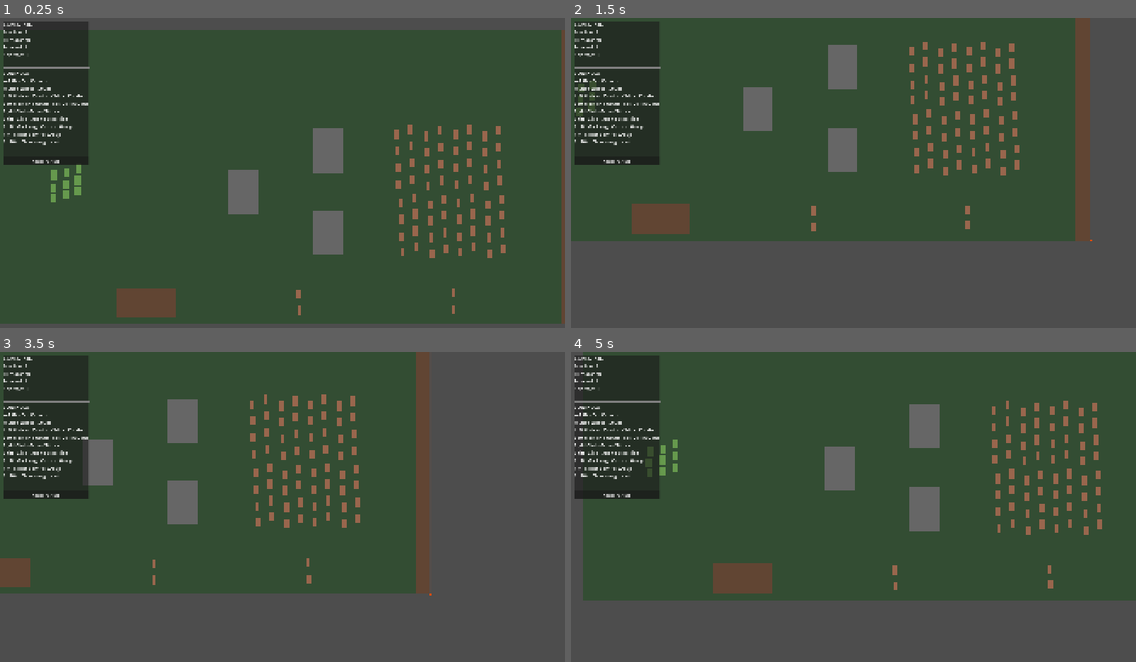
Above: before the commit, frames 1-4 (two rows, left to right).
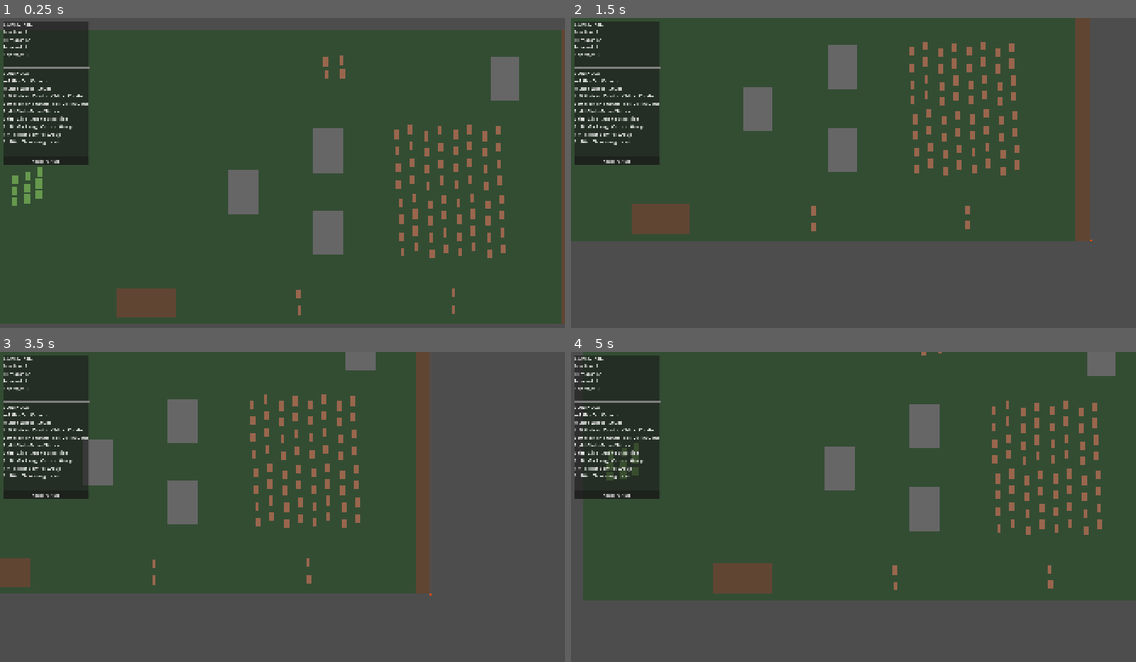
Above: after the commit, the same moments.

Repository: bengoodvach-draffin/dead-corps
Game: Godot game, scene res://scenes/puzzle_test_2.tscn
Same seed, same stepped clock (60 frames per second), same inputs: the game is played once before the commit and once after it.
Inputs (mouse positions are in pixels of both pictures, inside the frame that each line leads up to):
- Up to frame 1 (0.25 s): no input
- Up to frame 2 (1.5 s): tap Enter at 0.5 s; move the mouse to (977, 160) at 0.52 s; hold Right 0.53-1.28 s; hold S (camera_down) 0.53-1.28 s; move the mouse to (740, 191) at 1.27 s; hold Down from 1.28 s (still down); tap A (camera_left) at 1.35 s
- Up to frame 3 (3.5 s): move the mouse to (339, 441) at 2.02 s; release Down at 2.03 s; hold Right 2.03-2.78 s; hold D (camera_right) 2.03-2.78 s; move the mouse to (254, 575) at 2.77 s; hold Up from 2.78 s (still down); tap W (camera_up) at 2.85 s
- Up to frame 4 (5 s): move the mouse to (1023, 559) at 3.52 s; release Up at 3.53 s; hold Right mouse button (command) 3.53-4.28 s; hold Left from 3.53 s (still down); move the mouse to (684, 463) at 4.27 s; click (684, 463) at 4.35 s

The runs differ from the first frame. In frame 1, 1.4% of the frame differs, in the area x 2-92%, y 6-61%; in frame 2, 0.1%; in frame 3, 0.3%; in frame 4, 0.9%.

Commit message:
Phase 3.4: rout pathing + the herding bend (v0.40.0)
Fleeing becomes the "command the storm" mechanic: broken humans nav-path
around buildings to an exit, and their route bends away from your zombies
so you can herd them. Also adds nav pathing for fleeing (closes the
no-pathing flag for humans; zombie pursuit is still straight-line).
- flee_behavior.gd:
  - Nav-pathed rout: each fleeing human gets a runtime NavigationAgent2D
    (avoidance off — we do our own steering) that paths to the exit around
    buildings on the runtime-baked navmesh. Falls back to straight-line if
    the path isn't ready.
  - Herding bend (the core): steering = nav-path direction + repulsion from
    every zombie within flee_repel_radius (weighted by closeness, scaled by
    flee_repel_strength). Both calm and feral zombies repel, so positioning
    the reserve bends the runners — wall an exit and corner them (-> cower).
  - Threat-aware exit choice: picks the exit by distance × (1 + bias ×
    alignment-with-threat) so a human won't commit to an exit BEHIND the
    horde and charge through it; it flees toward an exit away from the
    danger. Committed once at break. flee_exit_threat_bias 0 = off (pure
    nearest). Threat = centroid of zombies within the human's awareness.
- game_config.gd + level_config.gd: new knobs flee_repel_radius (180),
  flee_repel_strength (1.5, the herdability dial), flee_exit_threat_bias
  (1.5, 0=off).
Parked (unchanged): zombie-pursuit nav — a feral chasing a runner around a
building can still snag (straight-line pursuit); revisit if it feels bad.
Playtested: runners path around buildings, bend around the reserve, and
pick away-from-horde exits. Parse gate clean.

Diff:
--- a/scenes/puzzle_test_2.tscn
+++ b/scenes/puzzle_test_2.tscn
@@ -15,11 +15,11 @@
 [ext_resource type="PackedScene" uid="uid://cpxw4y8m7n5pk" path="res://scenes/end_game_overlay.tscn" id="14_60iet"]
 [ext_resource type="PackedScene" uid="uid://bvx8qw2m7n5pk" path="res://scenes/escape_zone.tscn" id="15_ct5y5"]
 
-[sub_resource type="NavigationPolygon" id="NavigationPolygon_7qxpg"]
-vertices = PackedVector2Array(988, 491, -988, 491, -988, -485, 988, -485)
-polygons = Array[PackedInt32Array]([PackedInt32Array(0, 1, 2, 3)])
+[sub_resource type="NavigationPolygon" id="NavigationPolygon_irluq"]
+vertices = PackedVector2Array(225, 285, 982, 485, -982, 485, 89, 285, 225, 6, 691, -239, 827, -239, 225, 99, 89, 99, 827, -425, 982, -479, -982, -479, 691, -425, 225, -180, -63, 149, -63, -37, -199, 149, -199, -37, 89, 6, 89, -180)
+polygons = Array[PackedInt32Array]([PackedInt32Array(0, 1, 2, 3), PackedInt32Array(4, 5, 6, 7, 8), PackedInt32Array(6, 9, 10, 1), PackedInt32Array(11, 10, 9, 12), PackedInt32Array(5, 4, 13), PackedInt32Array(6, 1, 0, 7), PackedInt32Array(14, 15, 8, 3), PackedInt32Array(14, 3, 2, 16), PackedInt32Array(16, 2, 11, 17), PackedInt32Array(18, 4, 8), PackedInt32Array(18, 8, 15), PackedInt32Array(19, 18, 15), PackedInt32Array(11, 12, 5, 13, 19), PackedInt32Array(17, 11, 19, 15)])
 cell_size = 4.0
-agent_radius = 12.0
+agent_radius = 18.0
 
 [node name="Main" type="Node2D" unique_id=151308185]
 position = Vector2(3, 0)
@@ -508,6 +508,30 @@
 cohesion_strength = 12.0
 alignment_rate = 0.3
 
+[node name="Human73" parent="TestLevel/Level 7" unique_id=1346925049 instance=ExtResource("7_75tbc")]
+position = Vector2(147, -389)
+initial_state = 1
+cohesion_strength = 12.0
+alignment_rate = 0.3
+
+[node name="Human74" parent="TestLevel/Level 7" unique_id=579077176 instance=ExtResource("7_75tbc")]
+position = Vector2(152, -344)
+initial_state = 1
+cohesion_strength = 12.0
+alignment_rate = 0.3
+
+[node name="Human75" parent="TestLevel/Level 7" unique_id=1829193747 instance=ExtResource("7_75tbc")]
+position = Vector2(203, -394)
+initial_state = 1
+cohesion_strength = 12.0
+alignment_rate = 0.3
+
+[node name="Human76" parent="TestLevel/Level 7" unique_id=1099582102 instance=ExtResource("7_75tbc")]
+position = Vector2(208, -349)
+initial_state = 1
+cohesion_strength = 12.0
+alignment_rate = 0.3
+
 [node name="Human64" parent="TestLevel/Level 7" unique_id=1007115283 instance=ExtResource("7_75tbc")]
 position = Vector2(393, -86)
 initial_state = 1
@@ -560,37 +584,40 @@
 alignment_rate = 0.3
 
 [node name="Zombie4" parent="TestLevel/Level 7" unique_id=1325715882 instance=ExtResource("6_wgxpd")]
-position = Vector2(-692, -27)
+position = Vector2(-825, -15)
 
 [node name="Zombie5" parent="TestLevel/Level 7" unique_id=1067108926 instance=ExtResource("6_wgxpd")]
-position = Vector2(-693, 13)
+position = Vector2(-826, 25)
 
 [node name="Zombie6" parent="TestLevel/Level 7" unique_id=889300941 instance=ExtResource("6_wgxpd")]
-position = Vector2(-693, 50)
+position = Vector2(-826, 62)
 
 [node name="Zombie7" parent="TestLevel/Level 7" unique_id=965821525 instance=ExtResource("6_wgxpd")]
-position = Vector2(-731, -13)
+position = Vector2(-864, -1)
 
 [node name="Zombie8" parent="TestLevel/Level 7" unique_id=782569221 instance=ExtResource("6_wgxpd")]
-position = Vector2(-732, 27)
+position = Vector2(-865, 39)
 
 [node name="Zombie9" parent="TestLevel/Level 7" unique_id=1252845129 instance=ExtResource("6_wgxpd")]
-position = Vector2(-732, 64)
+position = Vector2(-865, 76)
 
 [node name="Zombie10" parent="TestLevel/Level 7" unique_id=679392699 instance=ExtResource("6_wgxpd")]
-position = Vector2(-776, -3)
+position = Vector2(-909, 9)
 
 [node name="Zombie11" parent="TestLevel/Level 7" unique_id=1505792532 instance=ExtResource("6_wgxpd")]
-position = Vector2(-777, 37)
+position = Vector2(-910, 49)
 
 [node name="Zombie12" parent="TestLevel/Level 7" unique_id=1355043991 instance=ExtResource("6_wgxpd")]
-position = Vector2(-777, 74)
+position = Vector2(-910, 86)
 
 [node name="Buildings" type="Node2D" parent="TestLevel" unique_id=985347166]
 
 [node name="Building" parent="TestLevel/Buildings" unique_id=622597274 instance=ExtResource("9_irluq")]
 position = Vector2(157, -87)
 
+[node name="Building4" parent="TestLevel/Buildings" unique_id=1535714533 instance=ExtResource("9_irluq")]
+position = Vector2(759, -332)
+
 [node name="Building2" parent="TestLevel/Buildings" unique_id=869429478 instance=ExtResource("9_irluq")]
 position = Vector2(157, 192)
 
@@ -609,9 +636,9 @@
 script = ExtResource("11_252ko")
 
 [node name="NavigationRegion" type="NavigationRegion2D" parent="." unique_id=257540646]
-visible = false
-navigation_polygon = SubResource("NavigationPolygon_7qxpg")
+navigation_polygon = SubResource("NavigationPolygon_irluq")
 script = ExtResource("12_joimv")
+agent_radius = 18.0
 
 [node name="DebugOverlay" parent="." unique_id=468344591 instance=ExtResource("13_xy8cy")]
 
--- a/scripts/flee_behavior.gd
+++ b/scripts/flee_behavior.gd
@@ -1,47 +1,162 @@
 class_name FleeBehavior
 extends Node
 
-## Permanent rout for a broken Human (build-plan 3.2, spec §4.3).
+## Permanent rout for a broken Human (build-plan 3.2/3.4, spec §4.3).
 ##
-## A behavior component (child node of the Human shell), ticked by the Human's
-## dispatcher while the unit is FLEEING. On begin() it locks onto the nearest escape
-## zone (NO line-of-sight requirement — spec §4.3: they live here, they know the
-## exits) and thereafter steers toward it at human_flee_speed. No shooting, no
-## recovery — broken is broken. Reaching the zone is handled by EscapeZone itself
-## (body_entered → counted + freed), so there's no arrival logic here.
+## A behavior component (child of the Human shell), ticked while the unit is FLEEING.
+## On begin() it commits to the nearest escape zone (NO line-of-sight req — they know
+## the exits) and never re-picks. Each frame it steers there at human_flee_speed; no
+## shooting, no recovery — broken is broken. EscapeZone frees the human on entry, so
+## there's no arrival logic here.
 ##
-## Straight-line for now: the flee-vector bend around zombies (the HERDING mechanic)
-## is build-plan 3.4 — deliberately not here.
+## Steering = nav path (around buildings) + the HERDING bend (around zombies), 3.4:
+##   - A NavigationAgent2D (created here, parented to the human) paths to the exit
+##     around walls/buildings on the runtime-baked navmesh.
+##   - The route then BENDS away from every zombie within flee_repel_radius (weighted
+##     stronger the closer they are, scaled by flee_repel_strength). This is the
+##     herding mechanic: positioning your reserve — calm OR feral — bends the runners,
+##     so you wall an exit and corner them (→ cower, 3.5).
+##
+## Obstacle avoidance is for the human only; zombie pursuit is still straight-line
+## (the parked nav flag), so a feral chasing a runner around a building can snag.
+
+## How far ahead to place the per-frame steering target (just needs to exceed Unit's
+## ~5px arrive threshold so the runner never "arrives" and keeps fleeing).
+const LOOKAHEAD: float = 40.0
 
 var _owner: Human = null
+var _gm: Node = null
+var _agent: NavigationAgent2D = null
 
-## The escape destination (a zone's global_position), and whether one was found.
+## Committed exit (a zone's global_position) and whether one was found.
 var _escape_target: Vector2 = Vector2.ZERO
 var _has_escape: bool = false
 
 
 func setup(owner_human: Human) -> void:
 	_owner = owner_human
+	# Our own nav agent (the human scene has none). Avoidance off — we do our own
+	# steering (the herding blend); the agent only supplies the around-walls path.
+	_agent = NavigationAgent2D.new()
+	_agent.avoidance_enabled = false
+	_agent.path_desired_distance = 8.0
+	_agent.target_desired_distance = 8.0
+	_owner.add_child(_agent)
 
 
-## Commits the rout: pick the nearest escape zone (no LOS) and lock it in. Called once
-## when the human breaks. If there's no escape zone at all, the human just halts (rare;
-## a level without exits — flagged rather than crashing).
+## Commits the rout: lock the best exit (no LOS, spec §4.3) and point the nav agent at
+## it. Called once when the human breaks. No exit at all → the human just halts.
 func begin() -> void:
-	var zone := _owner.get_nearest_escape_zone()
+	var zone := _pick_escape_zone()
 	if zone != null:
 		_escape_target = zone.global_position
 		_has_escape = true
+		_agent.target_position = _escape_target
 	else:
 		_has_escape = false
 
 
-## One physics frame of the rout: steer toward the locked escape zone at flee speed.
-## The base Unit movement (run by the Human dispatcher's super._physics_process after
-## this) does the actual stepping; EscapeZone frees the human on entry.
+## Chooses the exit to flee to. With flee_exit_threat_bias 0 (or no perceived threat)
+## it's the plain nearest exit. Otherwise each exit is scored by distance × (1 + bias ×
+## alignment-with-threat), so exits BEHIND the breaking horde are penalised and the
+## human flees away from the danger instead of straight through it. Committed once.
+func _pick_escape_zone() -> Node2D:
+	var bias := GameConfig.flee_exit_threat_bias
+	if bias <= 0.0:
+		return _owner.get_nearest_escape_zone()   # OFF — pure nearest, no threat consideration
+
+	var threat_dir := _threat_direction()
+	if threat_dir == Vector2.ZERO:
+		return _owner.get_nearest_escape_zone()   # nothing nearby to flee from
+
+	var origin := _owner.global_position
+	var best: Node2D = null
+	var best_score := INF
+	for zone in _owner.get_tree().get_nodes_in_group("escape_zone"):
+		if not is_instance_valid(zone):
+			continue
+		var to_zone: Vector2 = (zone as Node2D).global_position - origin
+		var dist := to_zone.length()
+		var align := 0.0
+		if dist > 0.01:
+			align = maxf(0.0, to_zone.normalized().dot(threat_dir))
+		var score := dist * (1.0 + bias * align)
+		if score < best_score:
+			best_score = score
+			best = zone
+	return best
+
+
+## Direction from the human toward the centroid of perceived zombies (within its
+## awareness range, no LOS) — the danger it's fleeing. Zero if none are nearby.
+func _threat_direction() -> Vector2:
+	var gm := _game_manager()
+	if gm == null:
+		return Vector2.ZERO
+	var origin := _owner.global_position
+	var awareness: float = GameConfig.awareness[_owner.defender_class]
+	var sum := Vector2.ZERO
+	var count := 0
+	for u in gm.neighbours_within(origin, awareness, &"zombies"):
+		sum += u.global_position
+		count += 1
+	if count == 0:
+		return Vector2.ZERO
+	var to_threat := (sum / count) - origin
+	if to_threat.length() < 0.01:
+		return Vector2.ZERO
+	return to_threat.normalized()
+
+
+## One physics frame of the rout. Blends the nav-path direction with the zombie-repulsion
+## bend and sets a virtual move target; the Human dispatcher's super._physics_process
+## does the actual movement (+ BOID separation).
 func tick(_delta: float) -> void:
 	if not _has_escape:
 		_owner.velocity = Vector2.ZERO
+		_owner.has_target = false
 		return
+
+	var origin := _owner.global_position
+
+	# Nav path toward the exit (around buildings). If the path isn't ready/empty, the
+	# next point is ~our own position → fall back to a straight line at the exit.
+	var nav_dir := _agent.get_next_path_position() - origin
+	if nav_dir.length() < 0.01:
+		nav_dir = _escape_target - origin
+	if nav_dir.length() > 0.01:
+		nav_dir = nav_dir.normalized()
+
+	# Herding bend: steer away from nearby zombies, scaled by the herdability dial.
+	var steer := nav_dir + _zombie_repulsion(origin) * GameConfig.flee_repel_strength
+	if steer.length() < 0.01:
+		steer = nav_dir   # fully balanced out (rare) → just hold the nav heading
+	if steer.length() > 0.01:
+		steer = steer.normalized()
+
 	_owner.move_speed = GameConfig.human_flee_speed
-	_owner.set_move_target(_escape_target)
+	_owner.set_move_target(origin + steer * LOOKAHEAD)
+
+
+## Sum of "away from zombie" vectors for every living zombie within flee_repel_radius,
+## each weighted stronger the closer it is (linear falloff to 0 at the radius). Both
+## calm and feral zombies repel — that's what lets the player herd with the reserve.
+func _zombie_repulsion(origin: Vector2) -> Vector2:
+	var gm := _game_manager()
+	if gm == null:
+		return Vector2.ZERO
+	var radius := GameConfig.flee_repel_radius
+	var repel := Vector2.ZERO
+	for u in gm.neighbours_within(origin, radius, &"zombies"):
+		var away: Vector2 = origin - u.global_position
+		var d := away.length()
+		if d > 0.01:
+			repel += away.normalized() * (1.0 - d / radius)
+	return repel
+
+
+## Lazily resolves the GameManager (the unit registry). Cached after first use.
+func _game_manager() -> Node:
+	if _gm == null or not is_instance_valid(_gm):
+		_gm = get_tree().get_first_node_in_group("game_manager")
+	return _gm
--- a/scripts/game_config.gd
+++ b/scripts/game_config.gd
@@ -37,6 +37,19 @@
 # === FEAR ===
 var fear_radius: float = 250.0
 var fear_reaction: float = 0.3
+
+# === FLEE / HERDING (build-plan 3.4) ===
+## A fleeing human nav-paths to the nearest exit; its route bends away from zombies
+## within flee_repel_radius. flee_repel_strength is THE herdability dial — how hard the
+## bend pushes vs the goal pull (low = punches to the exit ignoring your wall; high =
+## easily herded, can be shoved backward into a dead end → cower).
+var flee_repel_radius: float = 180.0
+var flee_repel_strength: float = 1.5
+## Threat-aware exit choice: how strongly a broken human avoids picking an exit that's
+## BEHIND the horde that scared it (so it flees away from the danger, not through it).
+## Scores each exit by distance × (1 + bias × alignment-with-threat). 0 = OFF (pure
+## nearest-exit, no threat consideration).
+var flee_exit_threat_bias: float = 1.5
 
 # === CONTAGION / HUNT ===
 var contagion_radius: float = 150.0
--- a/scripts/level_config.gd
+++ b/scripts/level_config.gd
@@ -30,6 +30,11 @@
 # === FEAR ===
 @export var fear_radius: float = 250.0
 @export var fear_reaction: float = 0.3
+
+# === FLEE / HERDING ===
+@export var flee_repel_radius: float = 180.0
+@export var flee_repel_strength: float = 1.5
+@export var flee_exit_threat_bias: float = 1.5
 
 # === CONTAGION / HUNT ===
 @export var contagion_radius: float = 150.0
@@ -95,6 +100,10 @@
 	GameConfig.fear_radius = fear_radius
 	GameConfig.fear_reaction = fear_reaction
 
+	GameConfig.flee_repel_radius = flee_repel_radius
+	GameConfig.flee_repel_strength = flee_repel_strength
+	GameConfig.flee_exit_threat_bias = flee_exit_threat_bias
+
 	GameConfig.contagion_radius = contagion_radius
 	GameConfig.chain_scan_radius = chain_scan_radius
 	GameConfig.feral_divert_interval = feral_divert_interval
